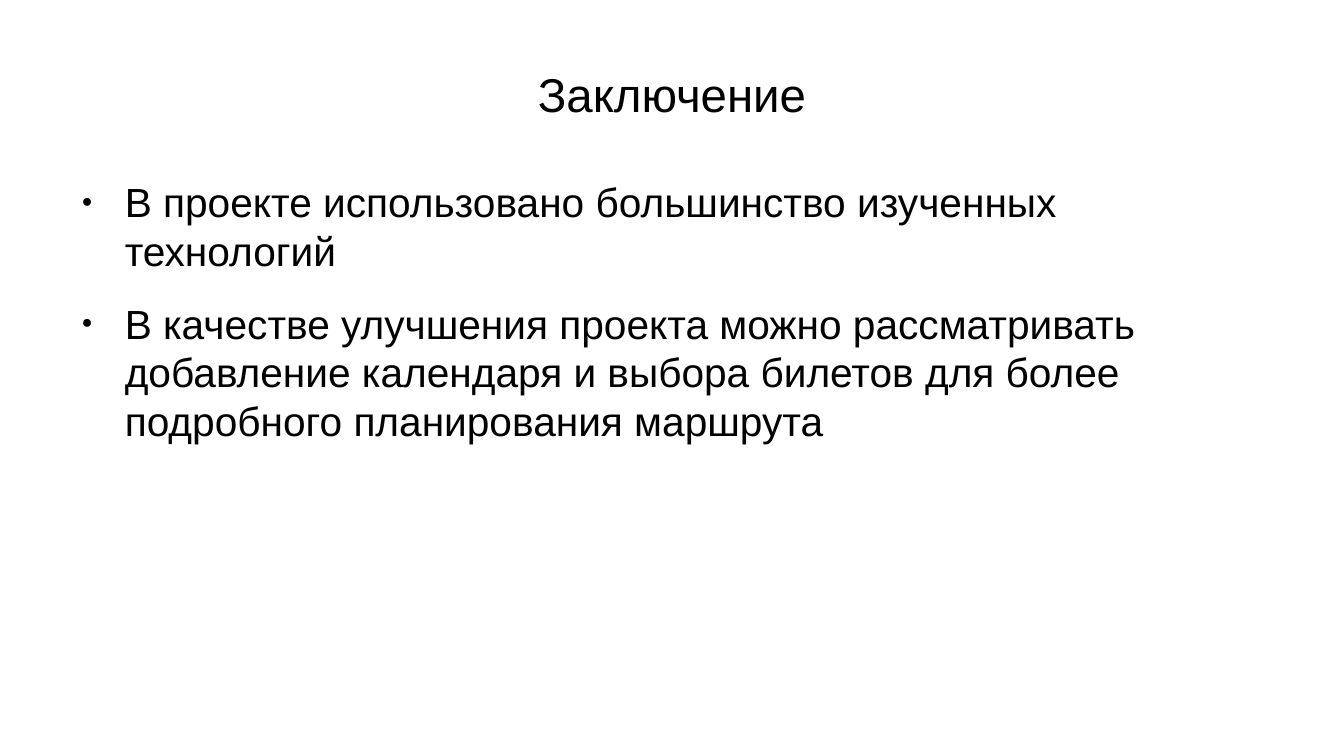
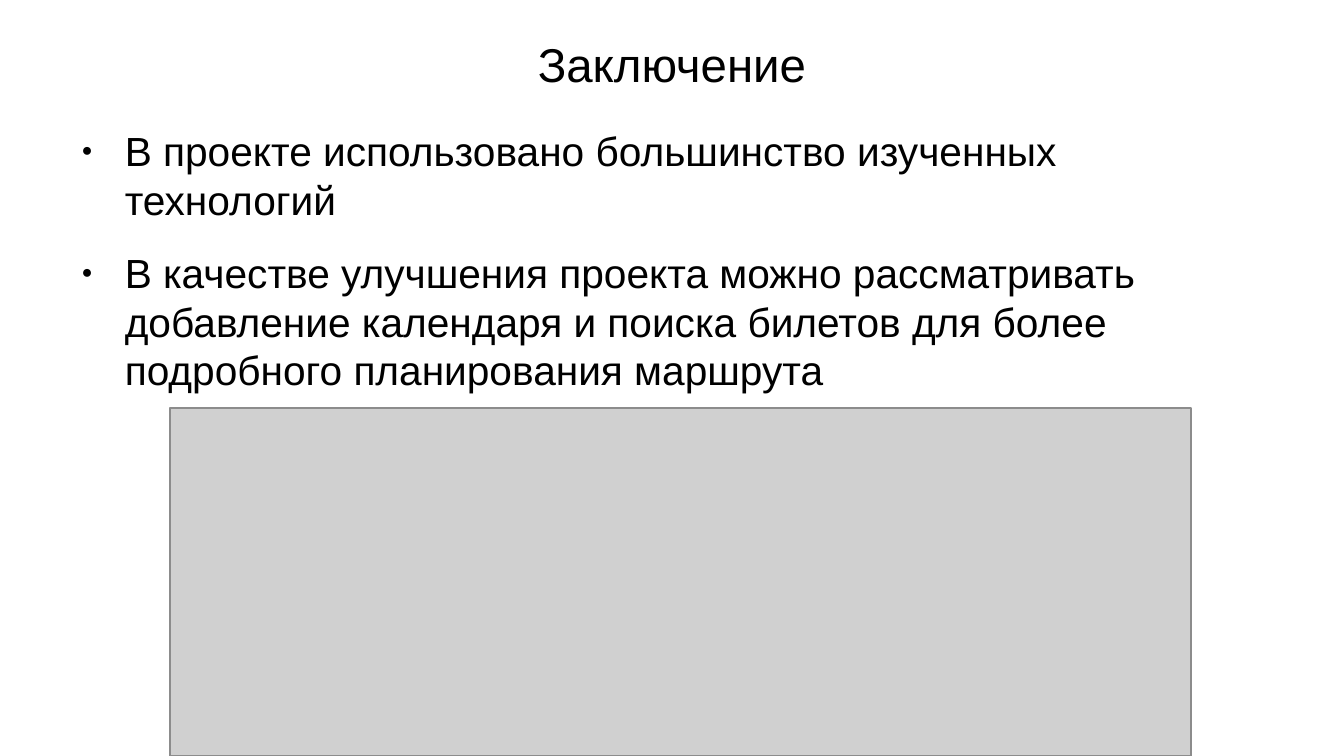
Before and after one commit to GrigoriyBobkov/WEB-project, a slide deck: slide 5 of doc/Презентация WEB.pptx. Drawn at 1344x756 pixels with LibreOffice and Linux fonts; fonts in the diff are those of the drawing; grey boxes stand for pictures. Boxes give left, top, right and bottom in pixels: in the first picture for what was removed or moved away, otherwise in the second. Text is boxed around its words. In the diff, an @@ line names an element or a change of style, - is before the commit and + after.

```diff
--- a/doc/Презентация WEB.pptx
+++ b/doc/Презентация WEB.pptx
@@ title "Заключение": place and size @@
-title "Заключение" at [538, 79, 806, 113]
+title "Заключение" at [538, 49, 806, 83]
@@ text "В проекте использовано большинство изученных ...": place and size @@
-text "В проекте использовано большинство изученных ..." at [125, 187, 1135, 444]
+text "В проекте использовано большинство изученных ..." at [125, 136, 1135, 393]
@@ text at [125, 260, 1135, 393]: text changed @@
-● В качестве улучшения проекта можно рассматривать добавление календаря и выбора билетов для более подробного планирования маршрута
+● В качестве улучшения проекта можно рассматривать добавление календаря и поиска билетов для более подробного планирования маршрута
@@ picture added at [170, 409, 1190, 756] @@
```
Also in this commit, not shown: 3 other slides changed, 1 slide added, 1 slide removed, 2 other files.
